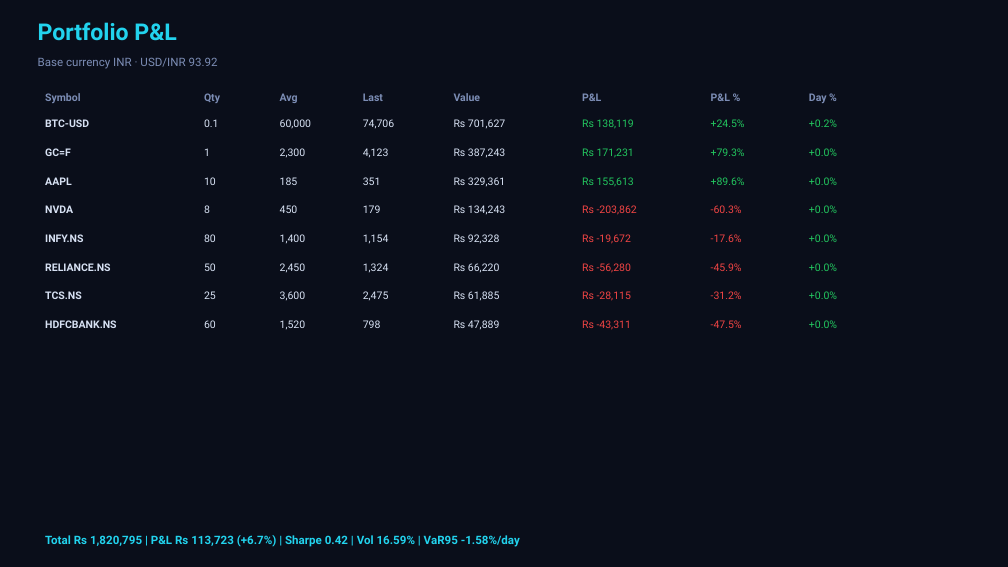
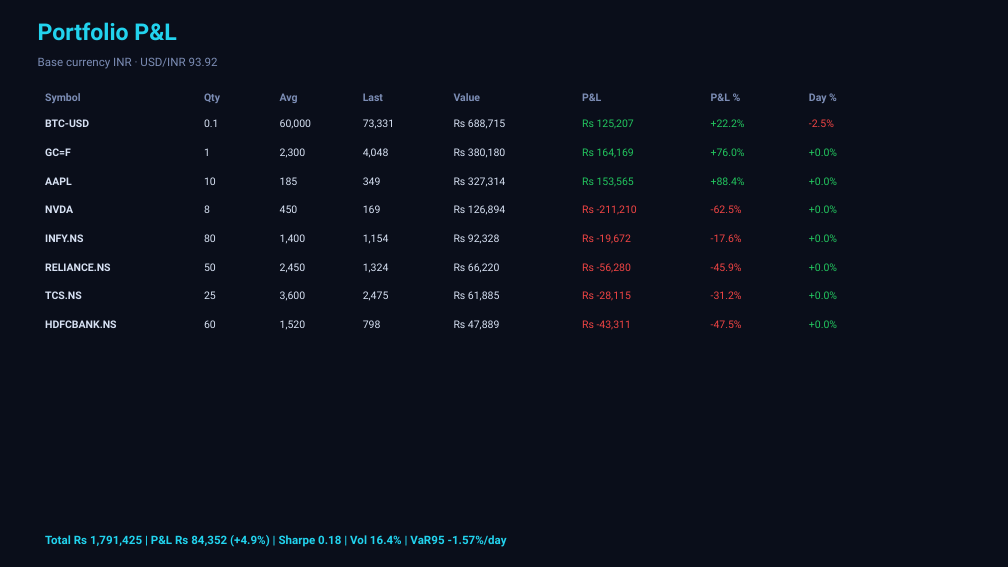
Before and after one commit to Pravkum23/pmr-terminal, a slide deck: slide 5 of docs/pmr_daily.pptx. Drawn at 1008x567 pixels with LibreOffice and Linux fonts; fonts in the diff are those of the drawing. Boxes give left, top, right and bottom in pixels: in the first picture for what was removed or moved away, otherwise in the second. Text is boxed around its words. In the diff, an @@ line names an element or a change of style, - is before the commit and + after.

```diff
--- a/docs/pmr_daily.pptx
+++ b/docs/pmr_daily.pptx
@@ text at (363,119,394,128): text changed @@
-74,706
+73,331
@@ text at (454,119,505,128): text changed @@
-Rs 701,627
+Rs 688,715
@@ text at (582,119,634,129): text changed @@
-Rs 138,119
+Rs 125,207
@@ text at (711,119,745,127): text changed @@
-+24.5%
++22.2%
@@ text at (809,119,834,127): text changed; text colour #22C55E to #EF4444 @@
-+0.2%
+-2.5%
@@ text at (363,148,389,157): text changed @@
-4,123
+4,048
@@ text at (454,148,505,157): text changed @@
-Rs 387,243
+Rs 380,180
@@ text at (582,148,634,158): text changed @@
-Rs 171,231
+Rs 164,169
@@ text at (711,148,745,156): text changed @@
-+79.3%
++76.0%
@@ text at (363,177,381,185): text changed @@
-351
+349
@@ text at (454,177,505,186): text changed @@
-Rs 329,361
+Rs 327,314
@@ text at (582,177,634,187): text changed @@
-Rs 155,613
+Rs 153,565
@@ text at (711,177,745,185): text changed @@
-+89.6%
++88.4%
@@ text at (363,205,381,213): text changed @@
-179
+169
@@ text at (454,205,505,214): text changed @@
-Rs 134,243
+Rs 126,894
@@ text at (582,205,637,215): text changed @@
-Rs -203,862
+Rs -211,210
@@ text at (711,205,742,213): text changed @@
--60.3%
+-62.5%
@@ text at (45,535,507,547): text changed @@
-Total Rs 1,820,795 | P&L Rs 113,723 (+6.7%) | Sharpe 0.42 | Vol 16.59% | VaR95 -1.58%/day
+Total Rs 1,791,425 | P&L Rs 84,352 (+4.9%) | Sharpe 0.18 | Vol 16.4% | VaR95 -1.57%/day
```
Also in this commit, not shown: 3 other slides changed, 2 other files.
